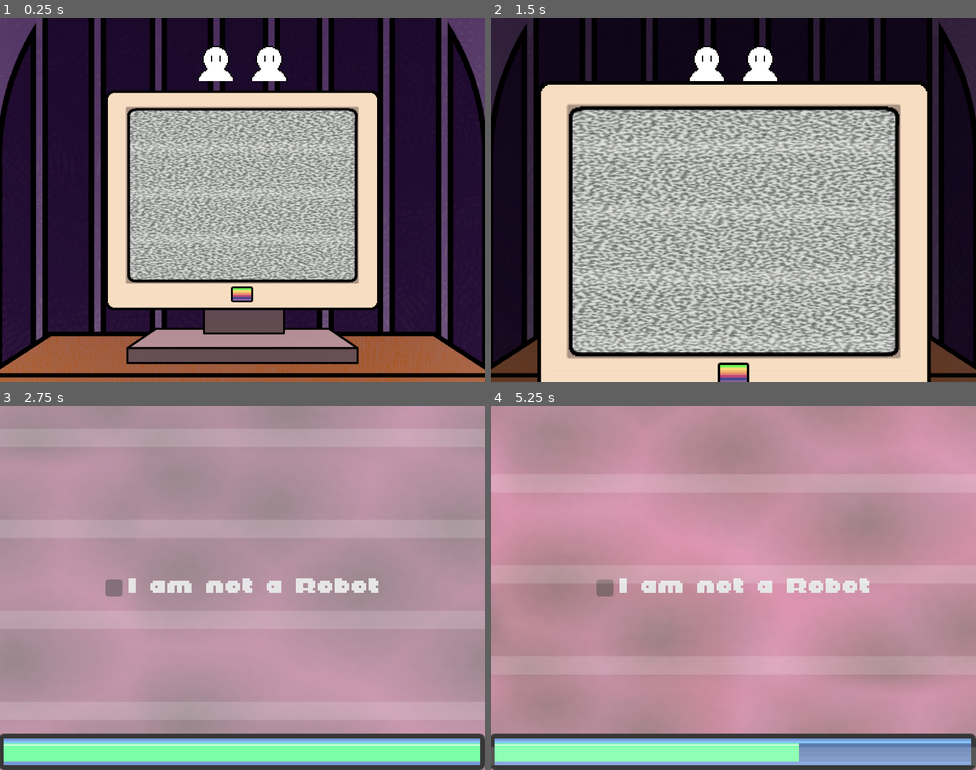
Above: before the commit, frames 1-4 (two rows, left to right).
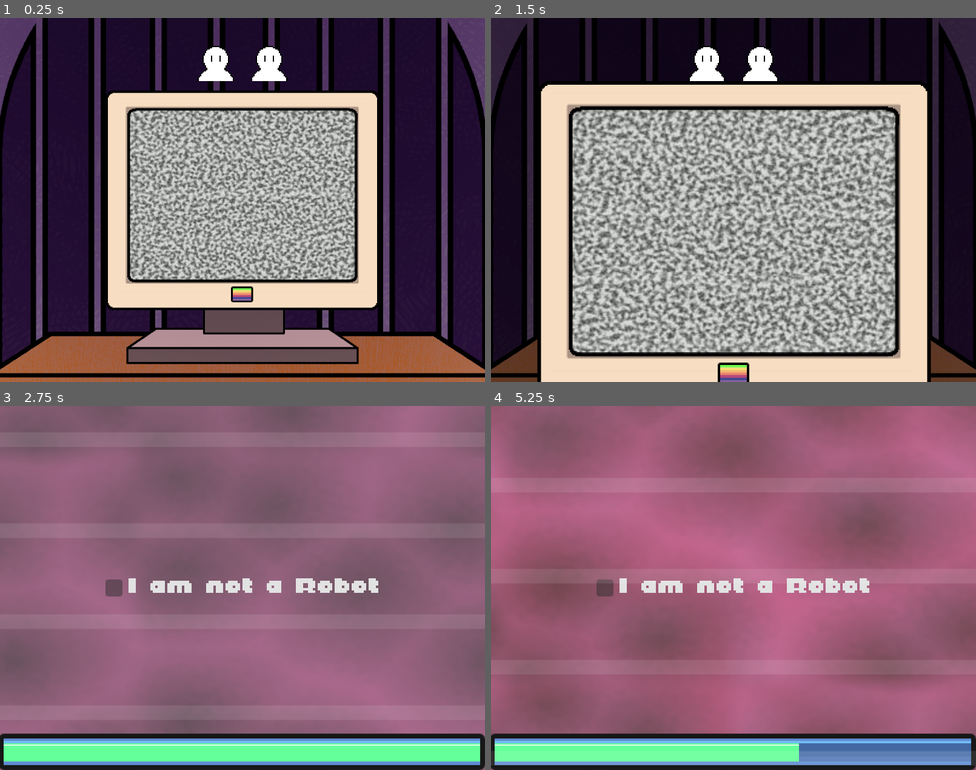
Above: after the commit, the same moments.

Repository: my-koala/UHackathon2025
Game: Godot game, scene res://assets/main.tscn
The game is run twice, just before and just after one commit, with the same random seed, the same clock (stepped at 60 frames per second) and the same inputs. The engine's default icon, where the game draws it, is replaced by a stand-in: a white triangle on a blue panel in a dark square.
Inputs:
- Up to frame 1 (0.25 s): no input
- Up to frame 2 (1.5 s): click "I am not a Robot" at 0.5 s; click "I am not a Robot" at 1.25 s
- Up to frame 3 (2.75 s): click "I am not a Robot" at 2 s
- Up to frame 4 (5.25 s): no input

The runs differ from the first frame. In frame 1, 13% of the frame differs, in the area x 26-74%, y 25-72%; in frame 2, 28%; in frame 3, 92%; in frame 4, 97%, in the area x 0-100%, y 0-100%.

Commit message:
Tweak BG colors

Diff:
--- a/assets/monitor/background.tres
+++ b/assets/monitor/background.tres
@@ -40,5 +40,5 @@
 shader_parameter/Noise2 = SubResource("NoiseTexture2D_lpcdf")
 shader_parameter/NoiseColor2 = Color(0.999497, 0.358867, 0.719811, 1)
 shader_parameter/Speed = 0.12
-shader_parameter/MainColor2 = Color(0.48, 0.48, 0.456, 1)
-shader_parameter/MainColorLerpAmount = 0.73
+shader_parameter/MainColor2 = Color(0.29, 0.29, 0.29, 1)
+shader_parameter/MainColorLerpAmount = 0.7
--- a/assets/monitor/noise_material.tres
+++ b/assets/monitor/noise_material.tres
@@ -1,12 +1,12 @@
 [gd_resource type="ShaderMaterial" load_steps=3 format=3 uid="uid://mxqp3miyfvbt"]
 
-[ext_resource type="Shader" uid="uid://cjl4wykk6sdc0" path="res://shaders/noise.tres" id="1_pm5m1"]
-[ext_resource type="Texture2D" uid="uid://caccu660klim6" path="res://assets/monitor/crt_noise.tres" id="2_5dkhw"]
+[ext_resource type="Shader" uid="uid://bk6rtplhuhbc7" path="res://shaders/noise.tres" id="1_pm5m1"]
+[ext_resource type="Texture2D" uid="uid://byv47oy14tsi5" path="res://assets/monitor/crt_noise.tres" id="2_5dkhw"]
 
 [resource]
 shader = ExtResource("1_pm5m1")
 shader_parameter/BaseColor = Color(0.549791, 0.57923, 0.547234, 1)
-shader_parameter/NoiseScale = Vector2(0.5, 1)
-shader_parameter/NoiseScrollSpeed = Vector2(0, 65)
+shader_parameter/NoiseScale = Vector2(0.5, 0.42)
+shader_parameter/NoiseScrollSpeed = Vector2(0, 93.82)
 shader_parameter/CRTNoise = ExtResource("2_5dkhw")
 shader_parameter/NoiseStrength = 0.62
--- a/materials/crt.tres
+++ b/materials/crt.tres
@@ -7,8 +7,8 @@
 shader_parameter/BaseTint = Color(1, 1, 1, 1)
 shader_parameter/NoiseScrollSpeed = Vector2(0, -2)
 shader_parameter/NoiseStrength = 0.0
-shader_parameter/ScanLineTint = Color(0.443137, 0.443137, 0.443137, 0.560784)
-shader_parameter/ScanLineWidth = 0.8
+shader_parameter/ScanLineTint = Color(0.44, 0.44, 0.44, 1)
+shader_parameter/ScanLineWidth = 0.84
 shader_parameter/ScanLineHeight = 4.0
 shader_parameter/ScanLineScrollSpeed = 0.2
-shader_parameter/FinalTint = Color(1, 1, 1, 0.215686)
+shader_parameter/FinalTint = Color(1, 1, 1, 0.0901961)
--- a/shaders/noise.tres
+++ b/shaders/noise.tres
@@ -120,29 +120,21 @@
 	vec4 n_out8p0 = mix(n_out9p0, n_out5p0, vec4(n_out7p0));
 
 
-// Input:17
-	vec4 n_out17p0 = COLOR;
-
-
-// VectorOp:18
-	vec4 n_out18p0 = n_out8p0 * n_out17p0;
-
-
 // VectorDecompose:10
-	float n_out10p0 = n_out18p0.x;
-	float n_out10p1 = n_out18p0.y;
-	float n_out10p2 = n_out18p0.z;
-	float n_out10p3 = n_out18p0.w;
+	float n_out10p0 = n_out8p0.x;
+	float n_out10p1 = n_out8p0.y;
+	float n_out10p2 = n_out8p0.z;
+	float n_out10p3 = n_out8p0.w;
 
 
 // Output:0
-	COLOR.rgb = vec3(n_out18p0.xyz);
+	COLOR.rgb = vec3(n_out8p0.xyz);
 	COLOR.a = n_out10p3;
 
 
 }
 "
-graph_offset = Vector2(16.5023, 47.0786)
+graph_offset = Vector2(-506.38, -285.155)
 mode = 1
 flags/light_only = false
 nodes/fragment/0/position = Vector2(1380, 900)
@@ -176,4 +168,4 @@
 nodes/fragment/17/position = Vector2(220, 940)
 nodes/fragment/18/node = SubResource("VisualShaderNodeVectorOp_f5vh0")
 nodes/fragment/18/position = Vector2(820, 500)
-nodes/fragment/connections = PackedInt32Array(6, 0, 5, 2, 2, 0, 3, 1, 3, 0, 4, 1, 4, 0, 5, 0, 7, 0, 8, 2, 9, 0, 8, 0, 5, 0, 8, 1, 8, 0, 10, 0, 10, 3, 0, 1, 8, 0, 0, 0, 11, 0, 3, 0, 12, 0, 13, 0, 14, 0, 13, 1, 13, 0, 4, 0, 17, 0, 18, 1, 8, 0, 18, 0, 18, 0, 10, 0, 18, 0, 0, 0)
+nodes/fragment/connections = PackedInt32Array(6, 0, 5, 2, 2, 0, 3, 1, 3, 0, 4, 1, 4, 0, 5, 0, 7, 0, 8, 2, 9, 0, 8, 0, 5, 0, 8, 1, 10, 3, 0, 1, 11, 0, 3, 0, 12, 0, 13, 0, 14, 0, 13, 1, 13, 0, 4, 0, 17, 0, 18, 1, 8, 0, 18, 0, 18, 0, 10, 0, 18, 0, 0, 0, 8, 0, 10, 0, 8, 0, 0, 0)
Not shown: 1 places in assets/main.tscn that only renumber resources
